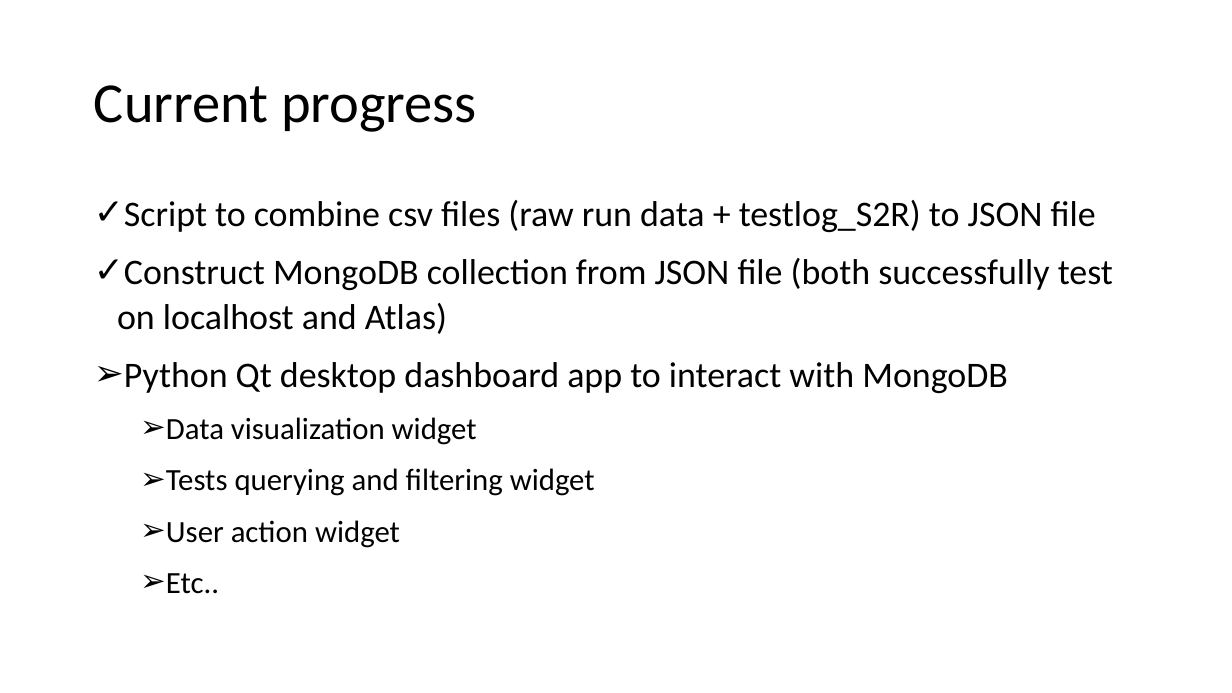
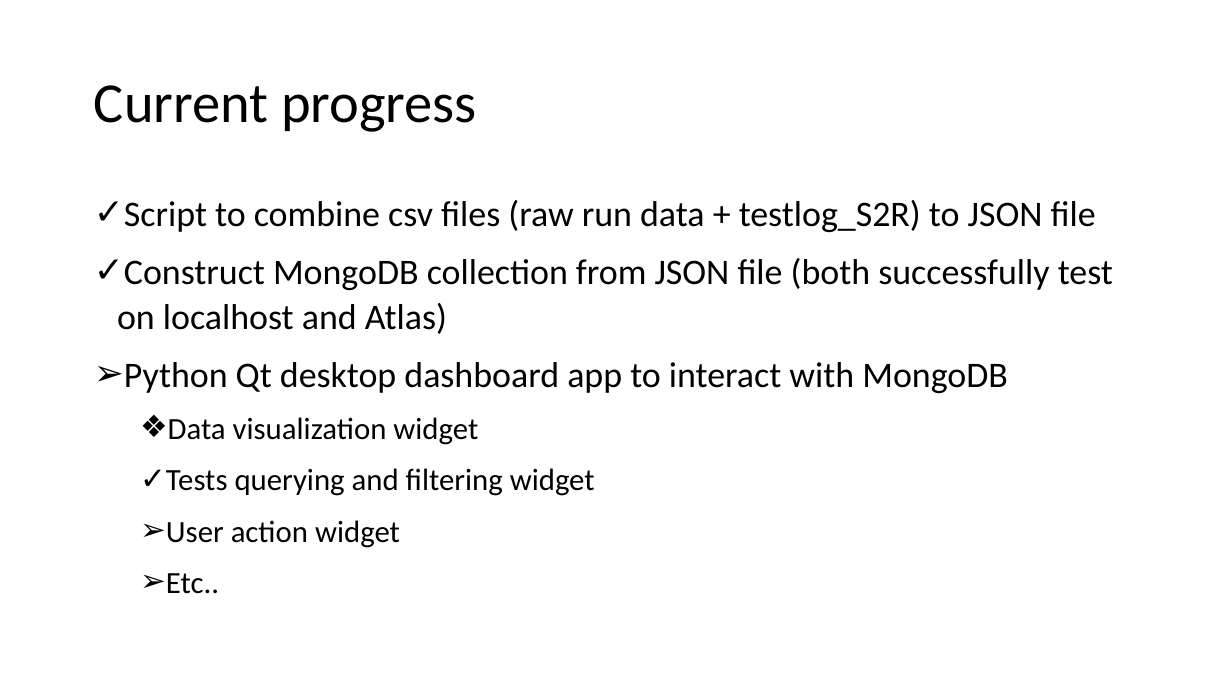
Before and after one commit to acefgin/thy-dataDashboard, a slide deck: slide 7 of Migrate to database step-by-step.pptx (slide 6 before the commit). Drawn at 1232x693 pixels with LibreOffice and Linux fonts; fonts in the diff are those of the drawing. Boxes give left, top, right and bottom in pixels: in the first picture for what was removed or moved away, otherwise in the second. Text is boxed around its words. In the diff, an @@ line names an element or a change of style, - is before the commit and + after.

```diff
--- a/Migrate to database step-by-step.pptx
+++ b/Migrate to database step-by-step.pptx
@@ text at <box>166,417,595,496</box>: bullet ➢ to ❖; bullet ➢ to ✓ @@
```
Also in this commit, not shown: 2 other slides changed, 4 other files.
